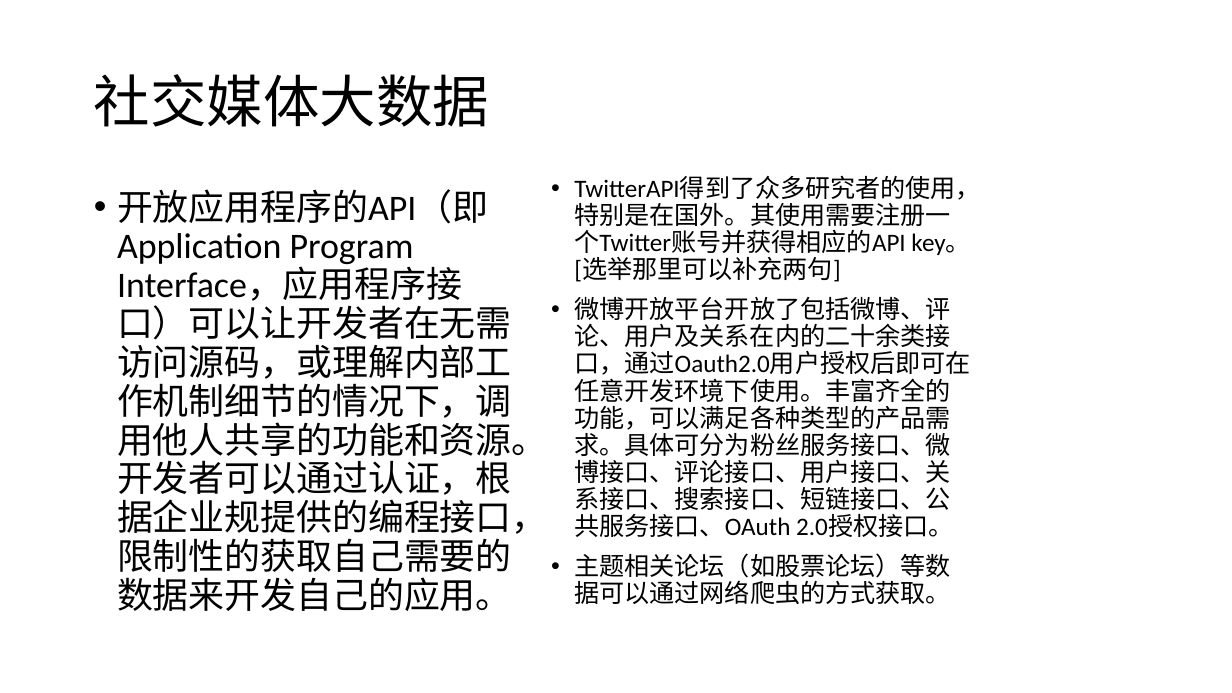
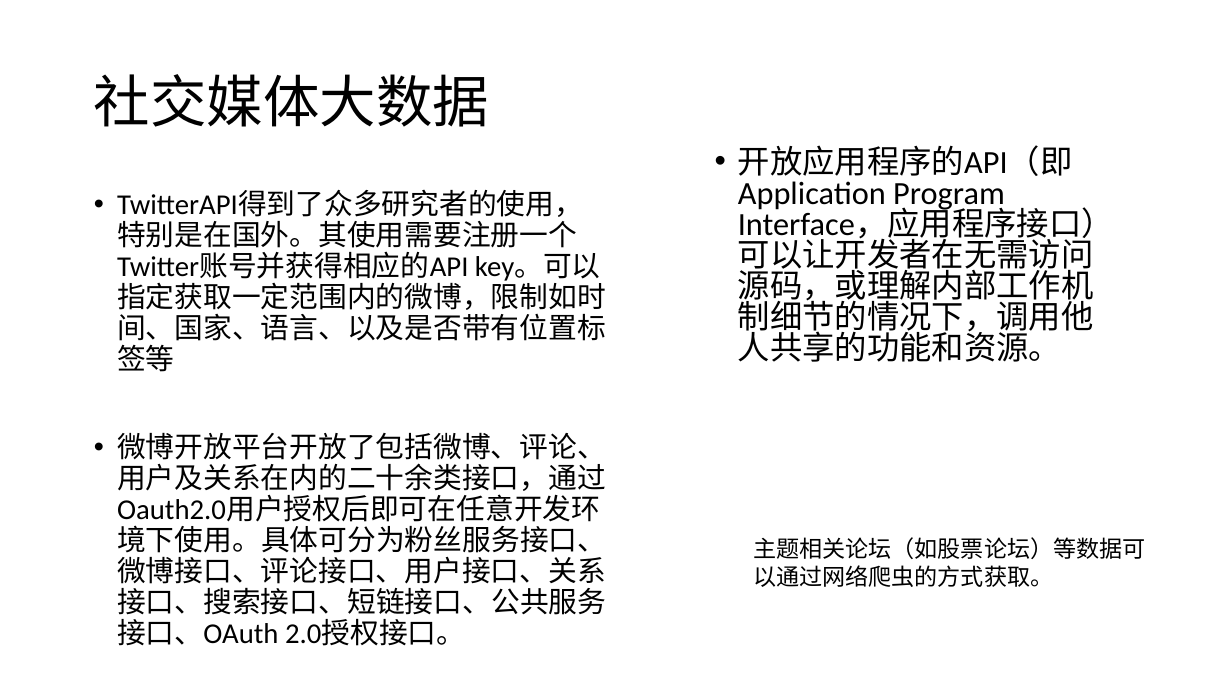
Before and after one commit to bwriteLeaf/writing, a slide deck: slide 9 of 因素+数据源模块/数据源部分.pptx (slide 6 before the commit). Drawn at 1232x693 pixels with LibreOffice and Linux fonts; fonts in the diff are those of the drawing. Boxes give left, top, right and bottom in pixels: in the first picture for what was removed or moved away, otherwise in the second. Text is boxed around its words. In the diff, an @@ line names an element or a change of style, - is before the commit and + after.

```diff
--- a/因素+数据源模块/数据源部分.pptx
+++ b/因素+数据源模块/数据源部分.pptx
@@ text at [738,145,1114,362]: text changed; size 28 to 25.2 pt @@
-• 开放应用程序的API（即Application Program Interface，应用程序接口）可以让开发者在无需访问源码，或理解内部工作机制细节的情况下，调用他人共享的功能和资源。开发者可以通过认证，根据企业规提供的编程接口，限制性的获取自己需要的数据来开发自己的应用。
+• 开放应用程序的API（即Application Program Interface，应用程序接口）可以让开发者在无需访问源码，或理解内部工作机制细节的情况下，调用他人共享的功能和资源。
@@ text at [117,190,606,646]: text changed; size 19.6 to 22.4 pt @@
-• TwitterAPI得到了众多研究者的使用，特别是在国外。其使用需要注册一个Twitter账号并获得相应的API key。[选举那里可以补充两句]
-• 微博开放平台开放了包括微博、评论、用户及关系在内的二十余类接口，通过Oauth2.0用户授权后即可在任意开发环境下使用。丰富齐全的功能，可以满足各种类型的产品需求。具体可分为粉丝服务接口、微博接口、评论接口、用户接口、关系接口、搜索接口、短链接口、公共服务接口、OAuth 2.0授权接口。
-• 主题相关论坛（如股票论坛）等数据可以通过网络爬虫的方式获取。
+• TwitterAPI得到了众多研究者的使用，特别是在国外。其使用需要注册一个Twitter账号并获得相应的API key。可以指定获取一定范围内的微博，限制如时间、国家、语言、以及是否带有位置标签等
+• 微博开放平台开放了包括微博、评论、用户及关系在内的二十余类接口，通过Oauth2.0用户授权后即可在任意开发环境下使用。具体可分为粉丝服务接口、微博接口、评论接口、用户接口、关系接口、搜索接口、短链接口、公共服务接口、OAuth 2.0授权接口。
@@ text added at [753,537,1146,587], 18 pt, text #000000 @@
+主题相关论坛（如股票论坛）等数据可以通过网络爬虫的方式获取。
```
Also in this commit, not shown: 5 other slides changed, 6 slides added, 5 slides removed, 7 other files.
